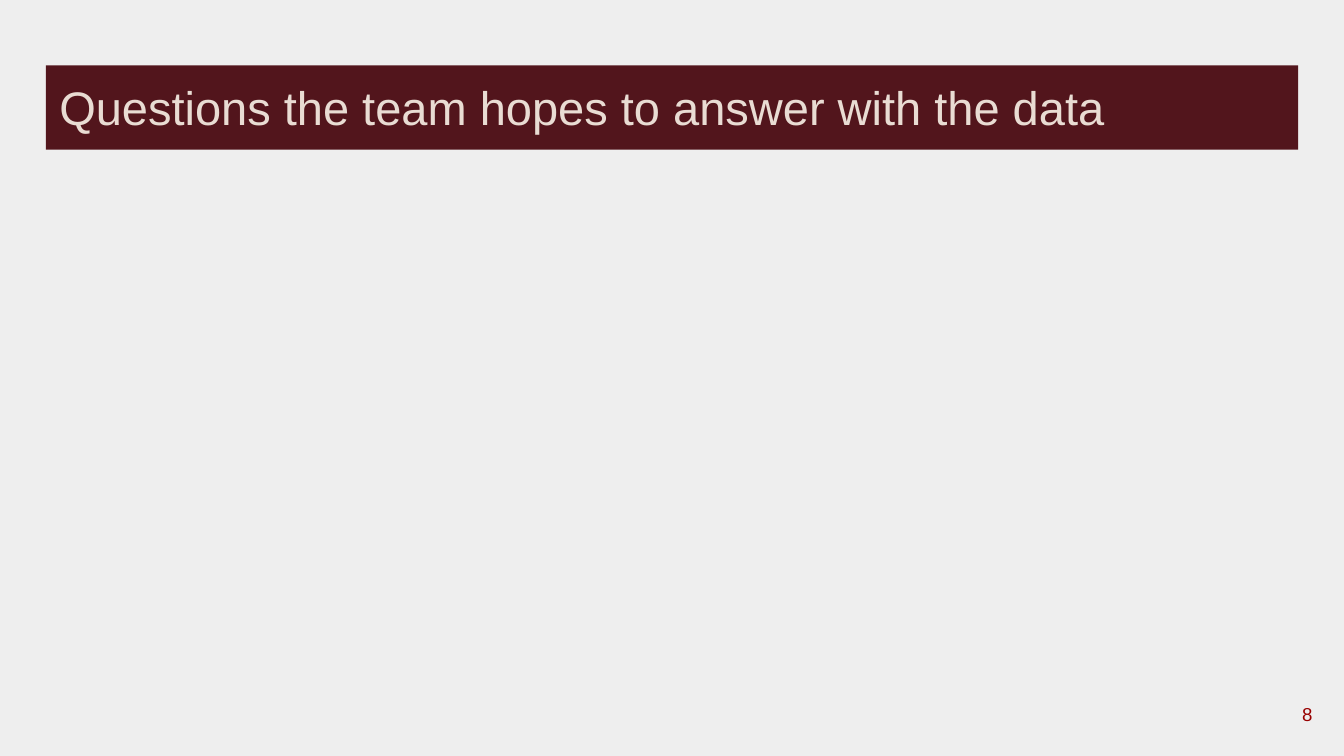
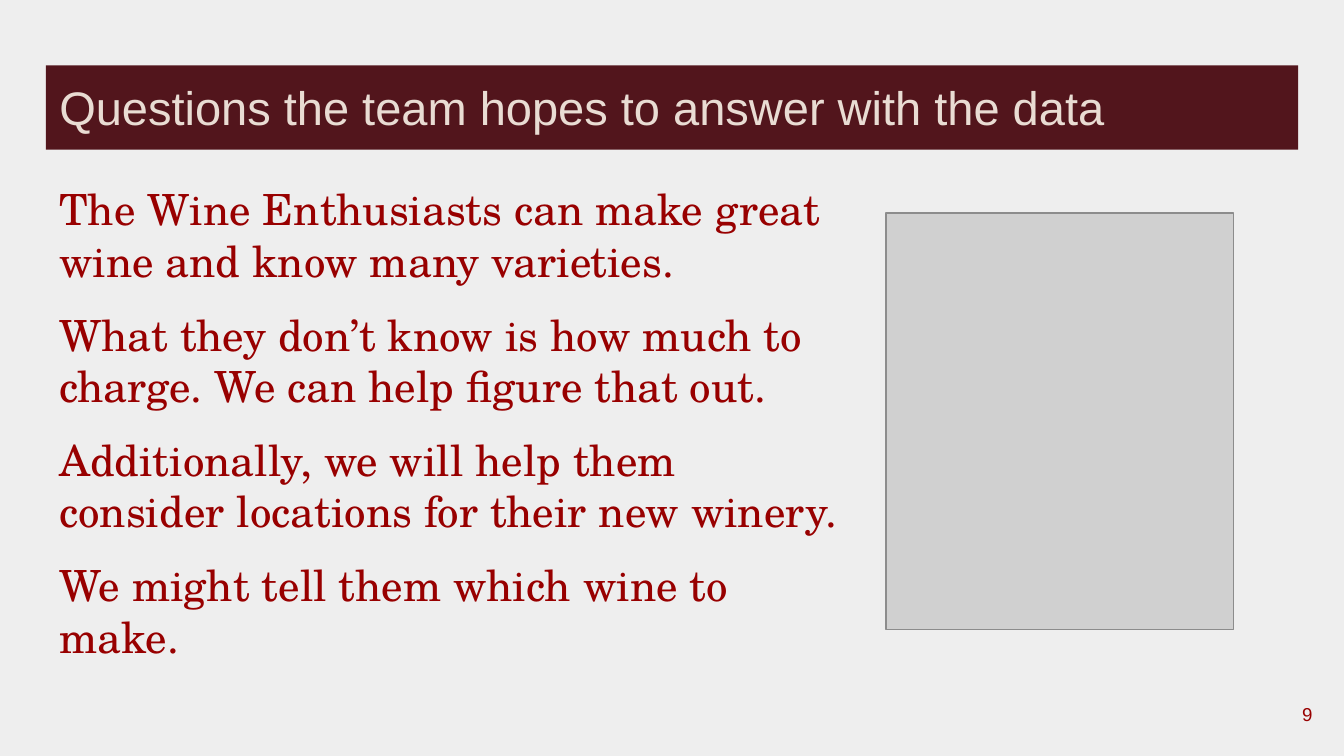
Before and after one commit to rkaysen63/Wine_Enthusiasts, a slide deck: slide 9 of Delia/WineEnthusiasts_d2.pptx (slide 8 before the commit). Drawn at 1344x756 pixels with LibreOffice and Linux fonts; fonts in the diff are those of the drawing; grey boxes stand for pictures. Boxes give left, top, right and bottom in pixels: in the first picture for what was removed or moved away, otherwise in the second. Text is boxed around its words. In the diff, an @@ line names an element or a change of style, - is before the commit and + after.

```diff
--- a/Delia/WineEnthusiasts_d2.pptx
+++ b/Delia/WineEnthusiasts_d2.pptx
@@ text added at bbox=[59, 193, 837, 654], 23 pt, text #980000 @@
+The Wine Enthusiasts can make great wine and know many varieties.
+What they don’t know is how much to charge. We can help figure that out.
+Additionally, we will help them consider locations for their new winery.
+We might tell them which wine to make.
@@ picture added at bbox=[886, 214, 1234, 630] @@
@@ page number at bbox=[1302, 708, 1312, 721]: text changed @@
-8
+9
```
Also in this commit, not shown: 7 other slides changed, 4 slides added.
